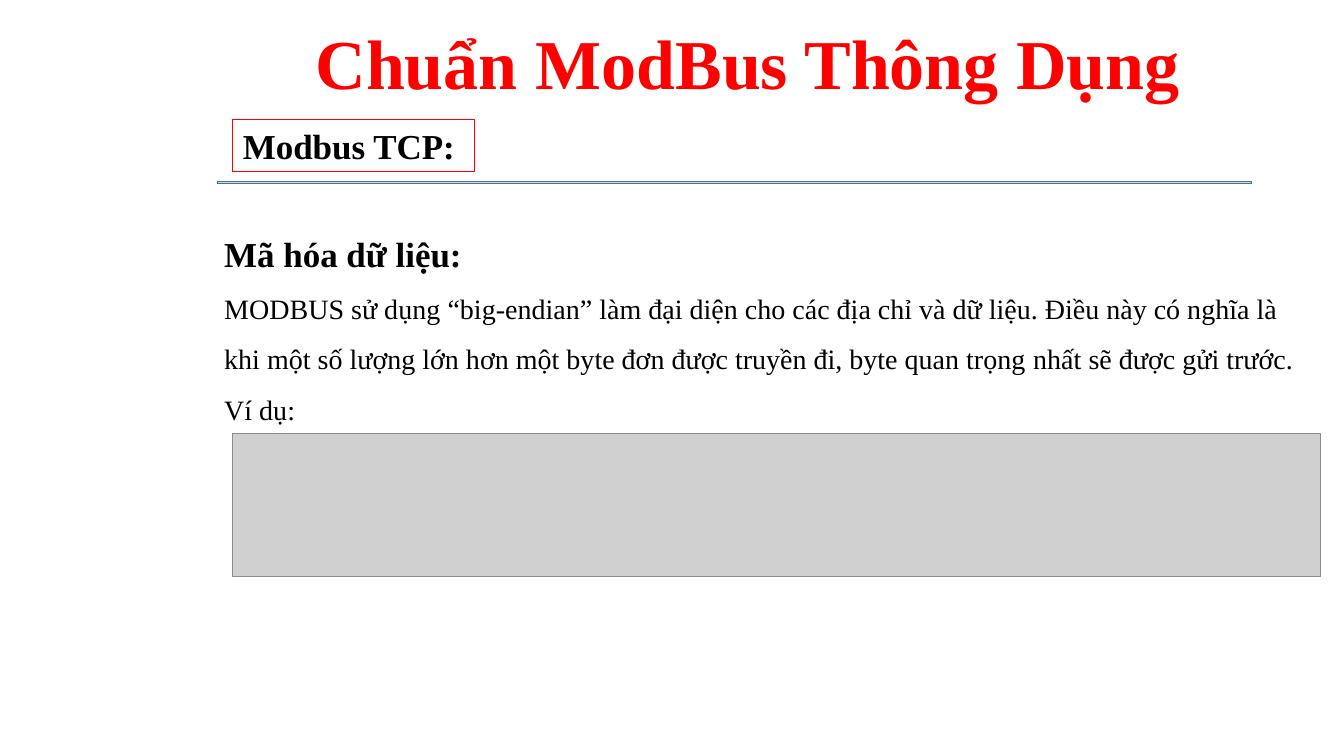
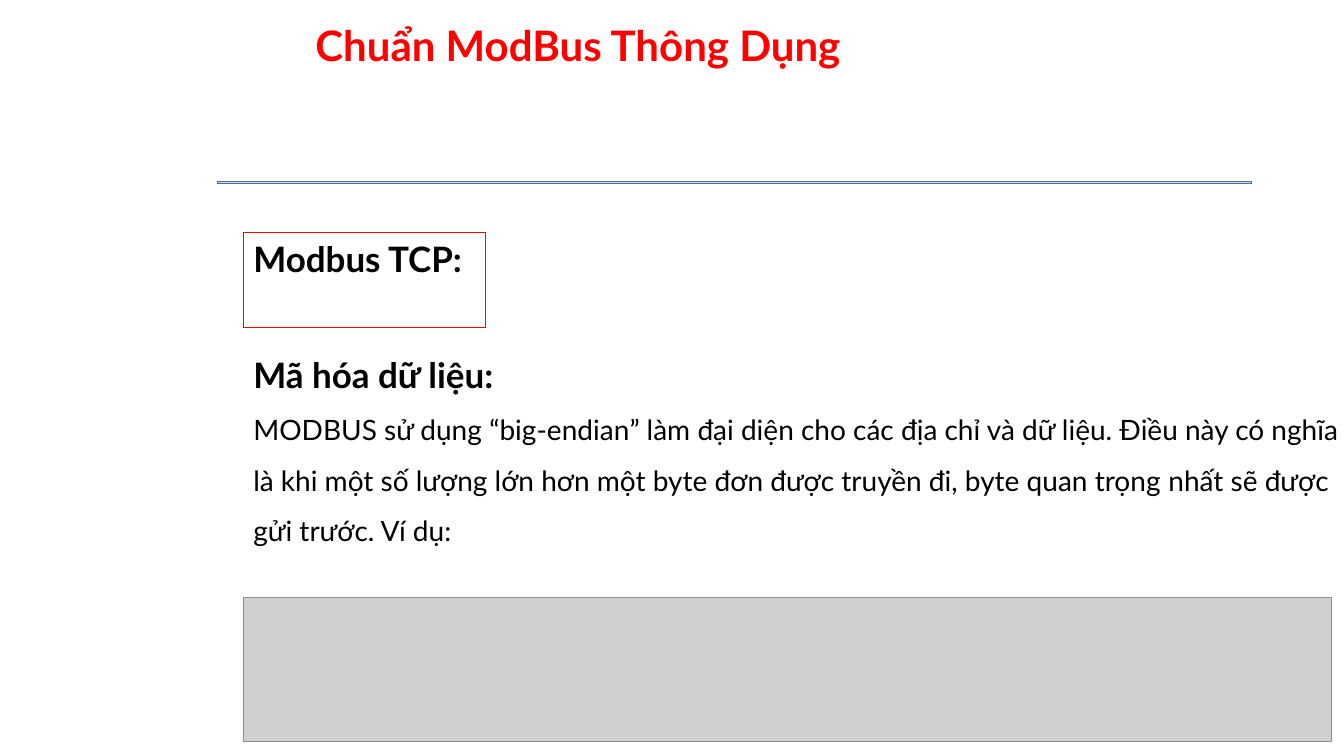
Before and after one commit to daotuyen9244/Indruino-Iot-Project, a slide deck: slide 7 of FW/Tuan/Week 4/Powerpoint tuần 4/ModBus.pptx. Drawn at 1344x756 pixels with LibreOffice and Linux fonts; fonts in the diff are those of the drawing; grey boxes stand for pictures; background and template pictures are left out. Boxes give left, top, right and bottom in pixels: in the first picture for what was removed or moved away, otherwise in the second. Text is boxed around its words. In the diff, an @@ line names an element or a change of style, - is before the commit and + after.

```diff
--- a/FW/Tuan/Week 4/Powerpoint tuần 4/ModBus.pptx
+++ b/FW/Tuan/Week 4/Powerpoint tuần 4/ModBus.pptx
@@ text "Chuẩn ModBus Thông Dụng" at (315, 26, 840, 69): size 50 to 30 pt, font Times New Roman to Lato @@
@@ rectangle "Modbus TCP:" at (243, 233, 485, 328): font Times New Roman to Lato @@
@@ rectangle "Modbus TCP:": place and size @@
-rectangle "Modbus TCP:" at (233, 119, 475, 171)
+rectangle "Modbus TCP:" at (243, 233, 485, 328)
@@ text "Mã hóa dữ liệu:": place and size @@
-text "Mã hóa dữ liệu:" at (224, 242, 1293, 425)
+text "Mã hóa dữ liệu:" at (253, 362, 1338, 546)
@@ text "Mã hóa dữ liệu:" at (253, 362, 1338, 546): font Times New Roman to Lato @@
@@ picture: place and size @@
-picture at (233, 434, 1321, 578)
+picture at (243, 598, 1331, 742)
```
Also in this commit, not shown: 10 other slides changed, 2 other files.
